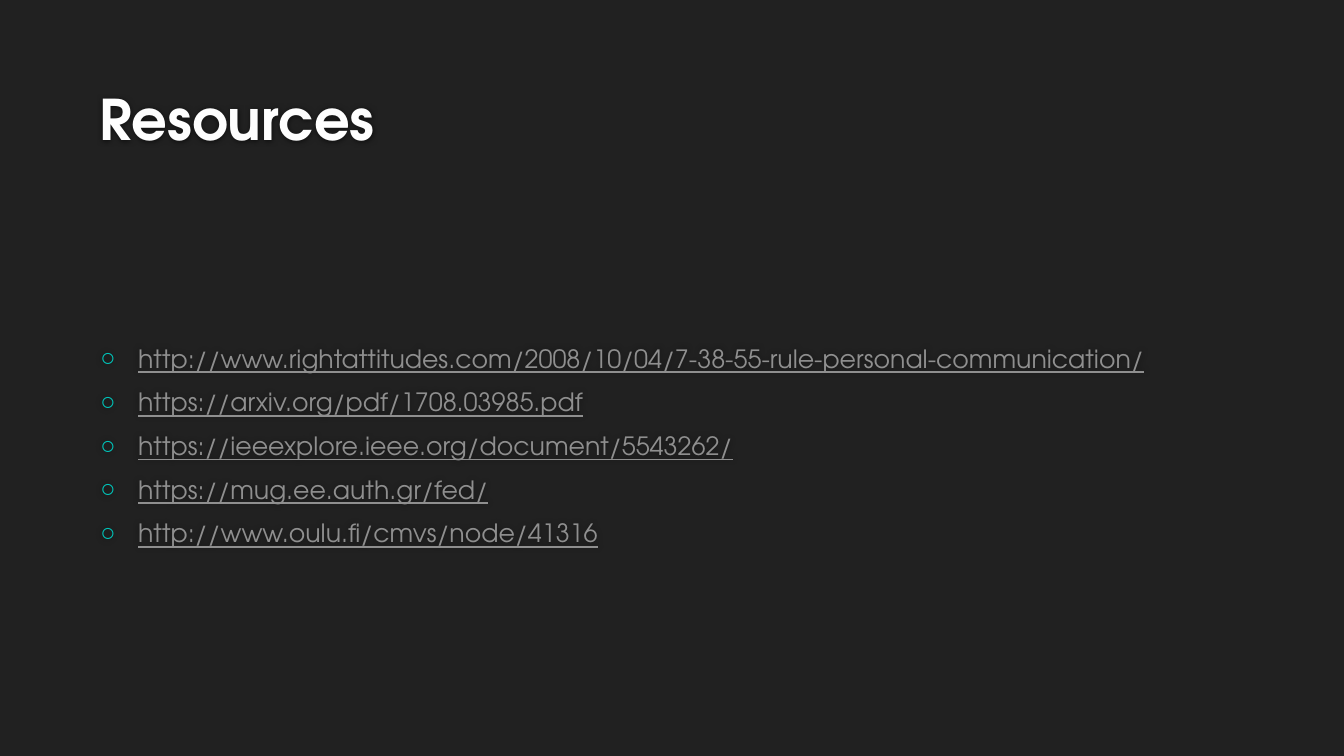
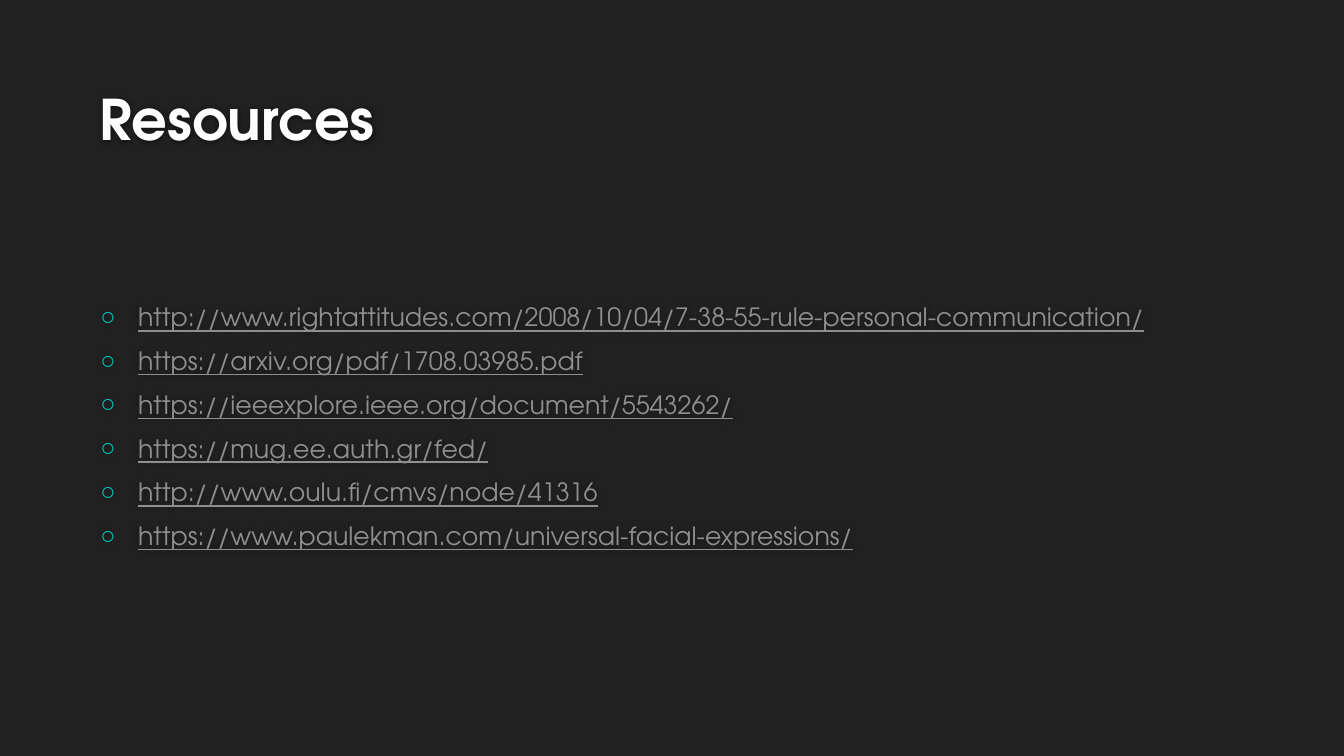
Before and after one commit to ChenEilon/ExpressionRecognition, a slide deck: slide 21 of Documents/Emotion Recognition.pptx (slide 19 before the commit). Drawn at 1344x756 pixels with LibreOffice and Linux fonts; fonts in the diff are those of the drawing; background and template pictures are left out. Boxes give left, top, right and bottom in pixels: in the first picture for what was removed or moved away, otherwise in the second. Text is boxed around its words. In the diff, an @@ line names an element or a change of style, - is before the commit and + after.

```diff
--- a/Documents/Emotion Recognition.pptx
+++ b/Documents/Emotion Recognition.pptx
@@ text at box(138, 526, 852, 550): paragraph added @@
+○ https://www.paulekman.com/universal-facial-expressions/
```
Also in this commit, not shown: 15 other slides changed, 3 slides added, 1 slide removed, 3 other files.
